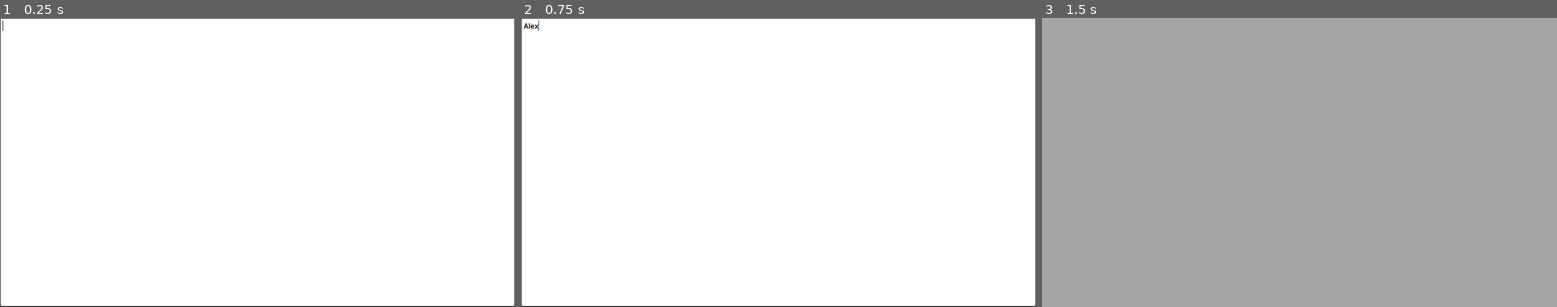
Above: before the commit, frames 1-3 (left to right).
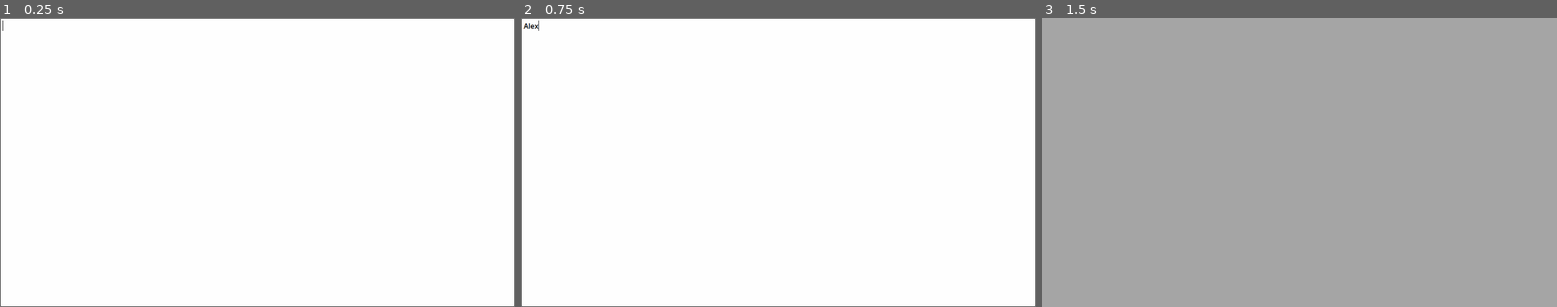
Above: after the commit, the same moments.

Repository: CoolDove/tabro
Game: Godot game, scene res://scenes/cell_value_edit.tscn
The game is run twice, just before and just after one commit, with the same random seed, the same clock (stepped at 60 frames per second) and the same inputs. This scene is started directly instead of the project's main scene.
Inputs (mouse positions are in pixels of both pictures, inside the frame that each line leads up to):
- Up to frame 1 (0.25 s): no input
- Up to frame 2 (0.75 s): click (778, 162) at 0.52 s; type "Alex" at 0.6 s
- Up to frame 3 (1.5 s): tap Enter at 1.25 s; drag from (1299, 162) to (1351, 98) at 1.27 s

The runs differ from the first frame. In frame 1, 0.4% of the frame differs, in the area x 0-100%, y 99-100%; in frame 2, 0.4%; in frame 3, nothing differs.

Commit message:
remove animation

Diff:
--- a/resources/theme_tabro_default.tres
+++ b/resources/theme_tabro_default.tres
@@ -86,7 +86,7 @@
 border_width_left = 1
 border_width_top = 1
 border_width_right = 1
-border_width_bottom = 2
+border_width_bottom = 1
 border_color = Color(0, 0, 0, 1)
 corner_radius_top_left = 3
 corner_radius_top_right = 3
@@ -103,7 +103,7 @@
 border_width_left = 1
 border_width_top = 1
 border_width_right = 1
-border_width_bottom = 2
+border_width_bottom = 1
 border_color = Color(0.44291076, 0.44291076, 0.44291073, 1)
 corner_radius_top_left = 3
 corner_radius_top_right = 3
@@ -120,7 +120,7 @@
 border_width_left = 1
 border_width_top = 1
 border_width_right = 1
-border_width_bottom = 2
+border_width_bottom = 1
 border_color = Color(0.41981313, 0.41981313, 0.4198131, 1)
 corner_radius_top_left = 3
 corner_radius_top_right = 3
--- a/scenes/cell_value_edit.gd
+++ b/scenes/cell_value_edit.gd
@@ -14,10 +14,11 @@
 signal on_edit_cancel
 
 func close():
-	var twn = create_tween()
-	twn.parallel().tween_property(self, "modulate", Color(1,1,1, 0), 0.1)
-	twn.parallel().tween_property(self, "size", Vector2(size.x,0), 0.15)
-	twn.tween_callback(queue_free)
+	queue_free()
+	# var twn = create_tween()
+	# twn.parallel().tween_property(self, "modulate", Color(1,1,1, 0), 0.1)
+	# twn.parallel().tween_property(self, "size", Vector2(size.x,0), 0.15)
+	# twn.tween_callback(queue_free)
 
 func _init(value: Variant = null, type:CellType=CellType.STRING):
 	self.initial_value = value
--- a/scenes/table_edit.gd
+++ b/scenes/table_edit.gd
@@ -177,11 +177,7 @@
 						var fieldinfo = fields[hover_cell.x]
 						if celledit != null:
 							var edit = CellValueEdit.new(data.records[data_row_idx][data_col_idx], CellValueEdit.CellType.STRING)
-							var twn = create_tween()
-							edit.size = Vector2(fieldinfo.width, cell_height)
-							edit.modulate = Color(1,1,1,0)
-							twn.parallel().tween_property(edit, "size", Vector2(fieldinfo.width+1, 220), 0.1)
-							twn.parallel().tween_property(edit, "modulate", Color.WHITE, 0.2)
+							edit.size = Vector2(fieldinfo.width+1, cell_height+1)
 							add_child(edit)
 							edit.global_position = celledit.global_position + Vector2(-1, -1)
 							cell_value_edit = edit
